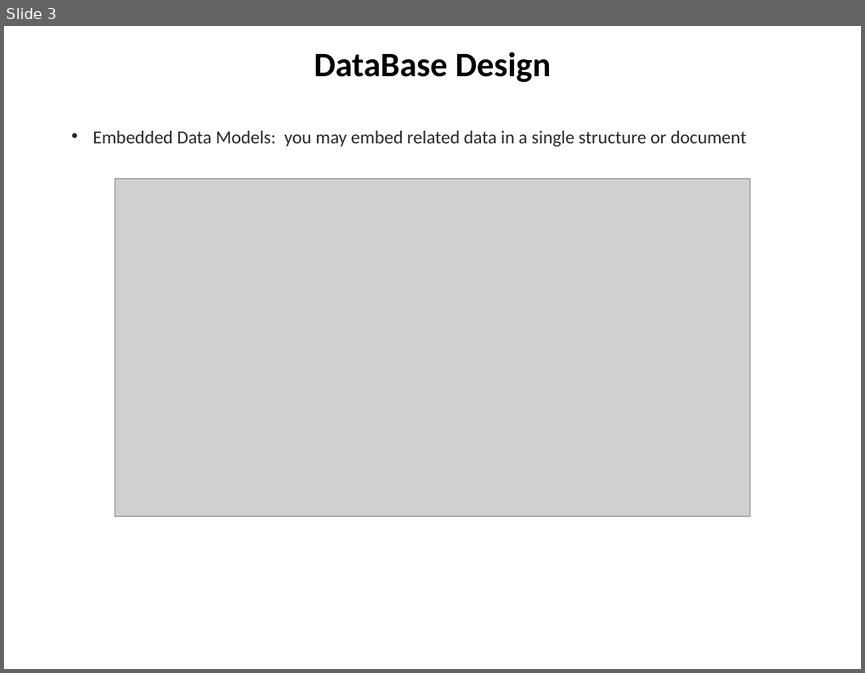
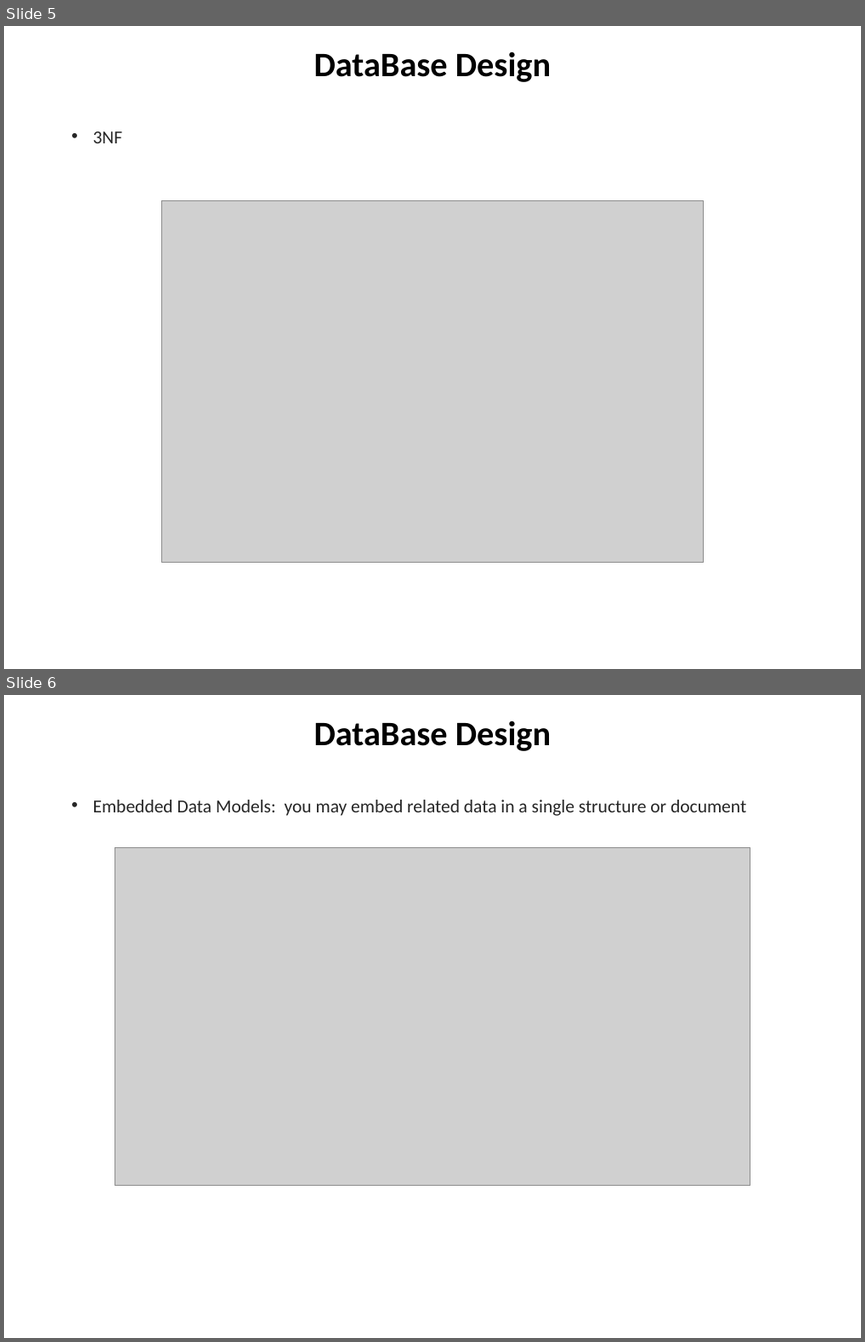
Before and after one commit to chuacw/SGUS-Slides, a slide deck: BCI - Day16 - Data Design & IPFS.pptx. Shown one above the other, each under a label of ours: slide 3 before the commit, slides 5 and 6 after it. The pictures are 865x673 and 865x1342 pixels, drawn with LibreOffice and Linux fonts; fonts in the diff are those of the drawing; grey boxes stand for pictures. Boxes give left, top, right and bottom in pixels: in the first picture for what was removed or moved away, otherwise in the second. Text is boxed around its words. In the diff, an @@ line names an element or a change of style, - is before the commit and + after.

```diff
--- a/BCI - Day16 - Data Design & IPFS.pptx
+++ b/BCI - Day16 - Data Design & IPFS.pptx
@@ slide 5 added at [4,26,861,669], background #FFFFFF @@
@@ title added at [314,52,551,82], 28.8 pt, text #000000, bold @@
+DataBase Design
@@ text added at [93,131,123,143], 15.4 pt, text #262626 @@
+• 3NF
@@ picture added at [161,201,704,562] @@
@@ what was slide 3 is now slide 6 @@
```
Also in this commit, not shown: 1 slide changed, 2 other slides added, 1 other file.
